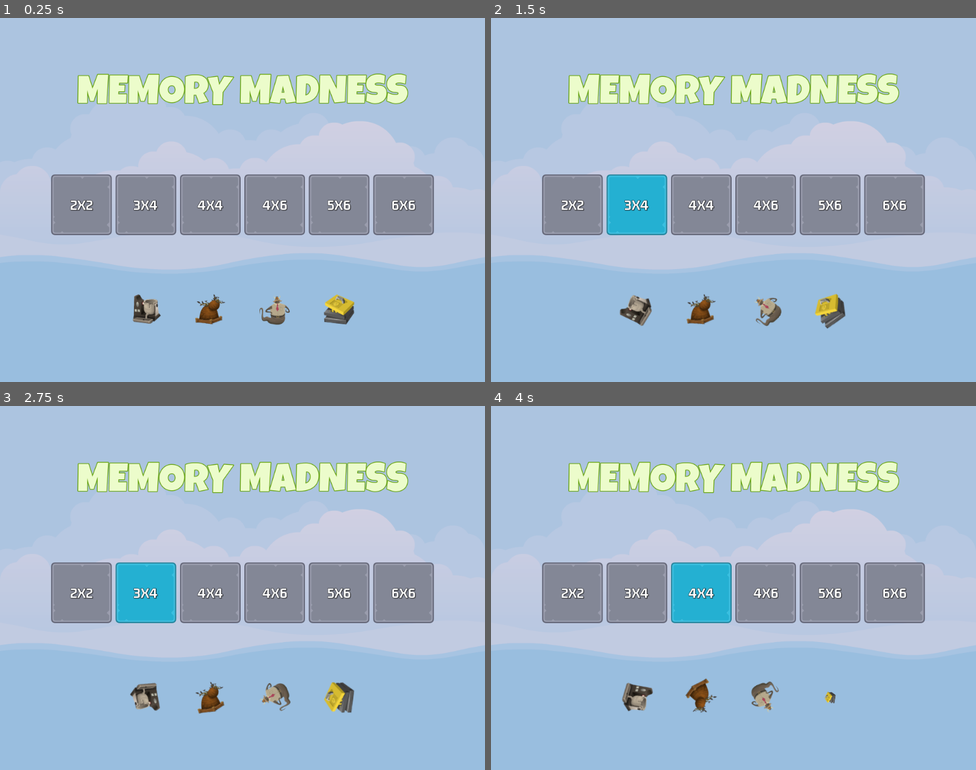
Above: before the commit, frames 1-4 (two rows, left to right).
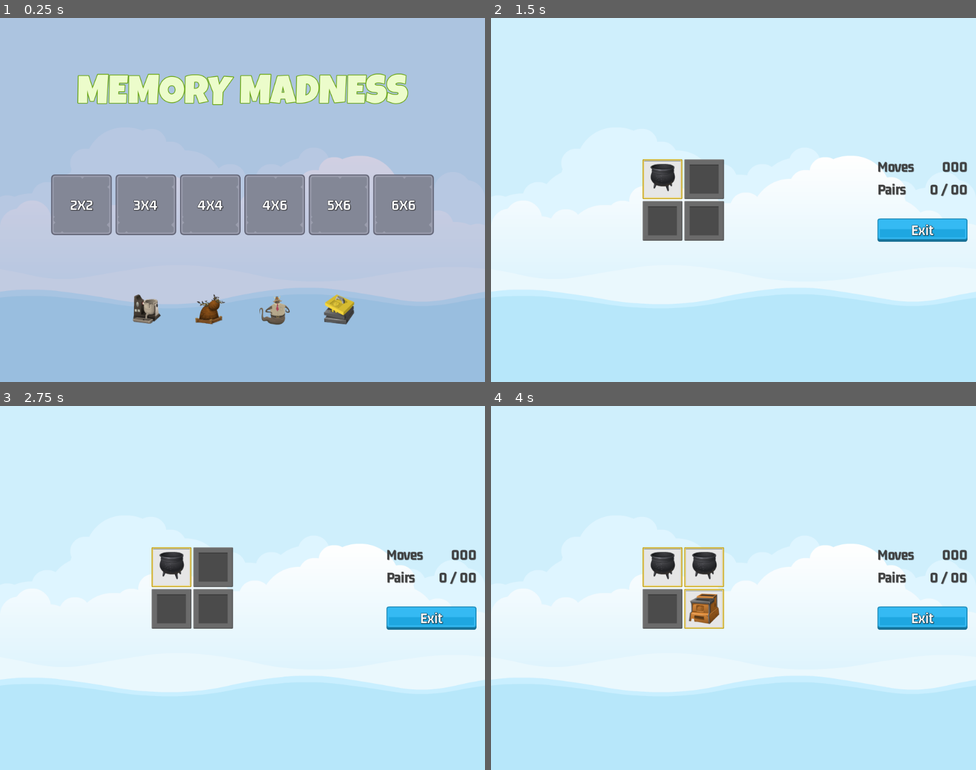
Above: after the commit, the same moments.

Repository: Jayasurya-Murugesan/MemoryMadness
Game: Godot game, scene res://scene/master_scene/master_scene.tscn
Same seed, same stepped clock (60 frames per second), same inputs: the game is played once before the commit and once after it.
Inputs (mouse positions are in pixels of both pictures, inside the frame that each line leads up to):
- Up to frame 1 (0.25 s): no input
- Up to frame 2 (1.5 s): click "2X2" at 0.5 s; click (660, 178) at 1.27 s
- Up to frame 3 (2.75 s): click (145, 591) at 2 s, where only the run before the commit has a clickable "3X4"
- Up to frame 4 (4 s): click (704, 566) at 2.77 s; click (699, 591) at 3.5 s, where only the run before the commit has a clickable "4X4"

The runs differ from the first frame. In frame 1, 11% of the frame differs, in the area x 0-100%, y 28-79%; in frame 2, 100%; in frame 3, 100%; in frame 4, 100%, in the area x 0-100%, y 0-100%.

Commit message:
third
end of 26 March 2024

Diff:
--- /dev/null
+++ b/assets/fonts/GM32_Dark.tres
@@ -0,0 +1,11 @@
+[gd_resource type="LabelSettings" load_steps=2 format=3 uid="uid://b1ockufg3h30q"]
+
+[ext_resource type="FontFile" uid="uid://ch50hbadwixpg" path="res://assets/fonts/gemunu-libre-v8-latin-700.ttf" id="1_mnd2v"]
+
+[resource]
+font = ExtResource("1_mnd2v")
+font_size = 32
+font_color = Color(0.247059, 0.247059, 0.247059, 1)
+outline_size = 1
+outline_color = Color(0, 0, 0, 0.709804)
+shadow_color = Color(0, 0, 0, 0.360784)
--- /dev/null
+++ b/game_screen/game_screen.gd
@@ -0,0 +1,29 @@
+extends Control
+@onready var sound = $Sound
+@onready var tile_container = $HBoxContainer/MC1/TileContainer
+
+@export var mem_tile_scene:PackedScene
+# Called when the node enters the scene tree for the first time.
+func _ready():
+	SignalManager.on_level_selected.connect(on_level_selected)
+
+
+# Called every frame. 'delta' is the elapsed time since the previous frame.
+func _process(delta):
+	pass
+
+func add_memory_tile(ii_dict:Dictionary, fram_image:CompressedTexture2D)-> void:
+	var new_tile=mem_tile_scene.instantiate()
+	tile_container.add_child(new_tile)
+	new_tile.setup(ii_dict,fram_image)
+
+func _on_exit_button_pressed():
+	SoundManager.play_button_click(sound)
+	SignalManager.on_game_exit_pressed.emit()
+
+func on_level_selected(level_num :int )-> void:
+	var level_selection =GameManager.get_level_selection(level_num)
+	var frame_image=ImageManager.get_random_frame_images()
+	tile_container.columns=level_selection.num_cols
+	for ii_dict in level_selection.image_list:
+		add_memory_tile(ii_dict, frame_image)
--- /dev/null
+++ b/game_screen/game_screen.tscn
@@ -0,0 +1,111 @@
+[gd_scene load_steps=9 format=3 uid="uid://0chg1jtdk3k"]
+
+[ext_resource type="LabelSettings" uid="uid://b1ockufg3h30q" path="res://assets/fonts/GM32_Dark.tres" id="1_hj1ga"]
+[ext_resource type="Script" path="res://game_screen/game_screen.gd" id="1_lpg3n"]
+[ext_resource type="Texture2D" uid="uid://xu2v16jgrwnu" path="res://assets/ui/blue_button00.png" id="2_caj0w"]
+[ext_resource type="PackedScene" uid="uid://cyqvm5eysd6r6" path="res://scene/memory_tile/memory_tile.tscn" id="2_nurwi"]
+[ext_resource type="Texture2D" uid="uid://bf8usbd3hd662" path="res://assets/ui/yellow_button00.png" id="3_leq42"]
+[ext_resource type="Texture2D" uid="uid://b7xk6ulktrxrb" path="res://assets/ui/green_button00.png" id="4_flepe"]
+[ext_resource type="LabelSettings" uid="uid://c3ejsyjllk7f7" path="res://assets/fonts/level_button.tres" id="5_qua3f"]
+[ext_resource type="PackedScene" uid="uid://cojgup0xhvvxd" path="res://scene/scorer/scorer.tscn" id="8_i46wk"]
+
+[node name="GameScreen" type="Control"]
+layout_mode = 3
+anchors_preset = 15
+anchor_right = 1.0
+anchor_bottom = 1.0
+grow_horizontal = 2
+grow_vertical = 2
+script = ExtResource("1_lpg3n")
+mem_tile_scene = ExtResource("2_nurwi")
+
+[node name="HBoxContainer" type="HBoxContainer" parent="."]
+layout_mode = 1
+anchors_preset = 15
+anchor_right = 1.0
+anchor_bottom = 1.0
+grow_horizontal = 2
+grow_vertical = 2
+
+[node name="MC1" type="MarginContainer" parent="HBoxContainer"]
+layout_mode = 2
+size_flags_horizontal = 3
+
+[node name="TileContainer" type="GridContainer" parent="HBoxContainer/MC1"]
+layout_mode = 2
+size_flags_horizontal = 4
+size_flags_vertical = 4
+
+[node name="MC2" type="MarginContainer" parent="HBoxContainer"]
+custom_minimum_size = Vector2(200, 0)
+layout_mode = 2
+theme_override_constants/margin_right = 18
+
+[node name="VBoxContainer" type="VBoxContainer" parent="HBoxContainer/MC2"]
+layout_mode = 2
+size_flags_vertical = 4
+theme_override_constants/separation = 12
+
+[node name="HB" type="HBoxContainer" parent="HBoxContainer/MC2/VBoxContainer"]
+layout_mode = 2
+
+[node name="Label" type="Label" parent="HBoxContainer/MC2/VBoxContainer/HB"]
+layout_mode = 2
+size_flags_horizontal = 3
+text = "Moves"
+label_settings = ExtResource("1_hj1ga")
+vertical_alignment = 1
+
+[node name="MovesLabel" type="Label" parent="HBoxContainer/MC2/VBoxContainer/HB"]
+layout_mode = 2
+text = "000"
+label_settings = ExtResource("1_hj1ga")
+horizontal_alignment = 2
+vertical_alignment = 1
+
+[node name="HB2" type="HBoxContainer" parent="HBoxContainer/MC2/VBoxContainer"]
+layout_mode = 2
+
+[node name="Pairs" type="Label" parent="HBoxContainer/MC2/VBoxContainer/HB2"]
+layout_mode = 2
+size_flags_horizontal = 3
+text = "Pairs
+"
+label_settings = ExtResource("1_hj1ga")
+vertical_alignment = 1
+
+[node name="PairsLabel" type="Label" parent="HBoxContainer/MC2/VBoxContainer/HB2"]
+layout_mode = 2
+text = "0 / 00"
+label_settings = ExtResource("1_hj1ga")
+horizontal_alignment = 2
+vertical_alignment = 1
+
+[node name="Space" type="Control" parent="HBoxContainer/MC2/VBoxContainer"]
+custom_minimum_size = Vector2(0, 20)
+layout_mode = 2
+
+[node name="ExitButton" type="TextureButton" parent="HBoxContainer/MC2/VBoxContainer"]
+layout_mode = 2
+size_flags_horizontal = 4
+texture_normal = ExtResource("2_caj0w")
+texture_pressed = ExtResource("3_leq42")
+texture_hover = ExtResource("4_flepe")
+
+[node name="Label" type="Label" parent="HBoxContainer/MC2/VBoxContainer/ExitButton"]
+layout_mode = 1
+anchors_preset = 15
+anchor_right = 1.0
+anchor_bottom = 1.0
+grow_horizontal = 2
+grow_vertical = 2
+text = "Exit"
+label_settings = ExtResource("5_qua3f")
+horizontal_alignment = 1
+vertical_alignment = 1
+
+[node name="Sound" type="AudioStreamPlayer" parent="."]
+
+[node name="Scorer" parent="." instance=ExtResource("8_i46wk")]
+
+[connection signal="pressed" from="HBoxContainer/MC2/VBoxContainer/ExitButton" to="." method="_on_exit_button_pressed"]
--- a/project.godot
+++ b/project.godot
@@ -17,6 +17,7 @@
 
 [autoload]
 
+SignalManager="*res://singletons/signal_manager.gd"
 ImageManager="*res://singletons/image_manager.gd"
 SoundManager="*res://singletons/sound_manager.gd"
 GameManager="*res://singletons/game_manager.gd"
--- a/scene/level_button/level_button.gd
+++ b/scene/level_button/level_button.gd
@@ -5,7 +5,6 @@
 
 var _level_number :int =0
 
-# Called when the node enters the scene tree for the first time.
 func _ready():
 	pass
 
@@ -17,3 +16,4 @@
 
 func _on_pressed():
 	SoundManager.play_button_click(sound)
+	SignalManager.on_level_selected.emit(_level_number)
--- /dev/null
+++ b/scene/master_scene/master_scene.gd
@@ -0,0 +1,23 @@
+extends CanvasLayer
+
+@onready var main_screen = $MainScreen
+@onready var game_screen = $GameScreen
+@onready var sound = $Sound
+
+func _ready():
+	on_game_exit_pressed()
+	SignalManager.on_game_exit_pressed.connect(on_game_exit_pressed)
+	SignalManager.on_level_selected.connect(on_level_selected)
+
+func show_game(s:bool)->void:
+	game_screen.visible = s
+	main_screen.visible= !s
+
+func on_game_exit_pressed()->void:
+	show_game(false)
+	GameManager.clear_nodes_of_group(GameManager.GROUP_TILE)
+	SoundManager.play_sound(sound, SoundManager.SOUND_MAIN_MENU)
+
+func on_level_selected(level_num : int)->void:
+	show_game(true)
+	SoundManager.play_sound(sound, SoundManager.SOUND_IN_GAME)
--- a/scene/master_scene/master_scene.tscn
+++ b/scene/master_scene/master_scene.tscn
@@ -1,16 +1,25 @@
-[gd_scene load_steps=3 format=3 uid="uid://6jr1qgqcjwp"]
+[gd_scene load_steps=5 format=3 uid="uid://6jr1qgqcjwp"]
 
+[ext_resource type="Script" path="res://scene/master_scene/master_scene.gd" id="1_b5osp"]
 [ext_resource type="Texture2D" uid="uid://bdsne2mdc2nfh" path="res://assets/images/backgroundEmpty.png" id="1_vxds0"]
 [ext_resource type="PackedScene" uid="uid://uhp0g4bb61cu" path="res://scene/main_screen/main_screen.tscn" id="2_56fj0"]
+[ext_resource type="PackedScene" uid="uid://0chg1jtdk3k" path="res://game_screen/game_screen.tscn" id="3_n5cla"]
 
 [node name="MasterScene" type="CanvasLayer"]
+script = ExtResource("1_b5osp")
 
 [node name="TextureRect" type="TextureRect" parent="."]
 anchors_preset = 15
 anchor_right = 1.0
 anchor_bottom = 1.0
+offset_top = -55.0
+offset_bottom = 201.0
 grow_horizontal = 2
 grow_vertical = 2
 texture = ExtResource("1_vxds0")
 
 [node name="MainScreen" parent="." instance=ExtResource("2_56fj0")]
+
+[node name="GameScreen" parent="." instance=ExtResource("3_n5cla")]
+
+[node name="Sound" type="AudioStreamPlayer" parent="."]
--- /dev/null
+++ b/scene/memory_tile/memory_tile.gd
@@ -0,0 +1,37 @@
+extends TextureButton
+
+class_name MemoryTile
+
+@onready var frame_image = $FrameImage
+@onready var item_image = $ItemImage
+
+var _item_name:String
+var _can_select_me:bool=true
+
+func _ready():
+	SignalManager.on_selection_disabled.connect(on_selection_disabled)
+	SignalManager.on_selection_enabled.connect(on_selection_enabled)
+
+func reveal(r:bool)->void:
+	frame_image.visible=r
+	item_image.visible=r
+
+func get_item_name()->String:
+	return _item_name
+
+func setup(ii_dict:Dictionary, fi:CompressedTexture2D)->void:
+	frame_image.texture=fi
+	item_image.texture=ii_dict.item_texture
+	_item_name=ii_dict.item_name
+	reveal(false)
+
+func on_selection_disabled()->void:
+	_can_select_me=false
+func on_selection_enabled()->void:
+	_can_select_me=true
+
+
+
+func _on_pressed():
+	if _can_select_me==true:
+		SignalManager.on_tile_selected.emit(self)
--- /dev/null
+++ b/scene/memory_tile/memory_tile.tscn
@@ -0,0 +1,56 @@
+[gd_scene load_steps=5 format=3 uid="uid://cyqvm5eysd6r6"]
+
+[ext_resource type="Texture2D" uid="uid://80dwet4brglu" path="res://assets/frames/hidden_frame_blank.png" id="1_4eb1x"]
+[ext_resource type="Texture2D" uid="uid://i6c3hdkadkl3" path="res://assets/frames/blue_frame.png" id="2_jf38i"]
+[ext_resource type="Script" path="res://scene/memory_tile/memory_tile.gd" id="2_nj7wq"]
+[ext_resource type="Texture2D" uid="uid://bdc1euhgehgpe" path="res://assets/glitch/smoothie.png" id="3_df5xy"]
+
+[node name="MemoryTile" type="TextureButton" groups=["tile"]]
+anchors_preset = 8
+anchor_left = 0.5
+anchor_top = 0.5
+anchor_right = 0.5
+anchor_bottom = 0.5
+offset_left = -45.0
+offset_top = -41.0
+offset_right = 39.0
+offset_bottom = 43.0
+grow_horizontal = 2
+grow_vertical = 2
+pivot_offset = Vector2(42, 42)
+texture_normal = ExtResource("1_4eb1x")
+script = ExtResource("2_nj7wq")
+
+[node name="FrameImage" type="TextureRect" parent="."]
+layout_mode = 1
+anchors_preset = 8
+anchor_left = 0.5
+anchor_top = 0.5
+anchor_right = 0.5
+anchor_bottom = 0.5
+offset_left = -42.0
+offset_top = -42.0
+offset_right = 42.0
+offset_bottom = 42.0
+grow_horizontal = 2
+grow_vertical = 2
+pivot_offset = Vector2(42, 42)
+texture = ExtResource("2_jf38i")
+
+[node name="ItemImage" type="TextureRect" parent="."]
+layout_mode = 1
+anchors_preset = 8
+anchor_left = 0.5
+anchor_top = 0.5
+anchor_right = 0.5
+anchor_bottom = 0.5
+offset_left = -32.0
+offset_top = -32.0
+offset_right = 32.0
+offset_bottom = 32.0
+grow_horizontal = 2
+grow_vertical = 2
+pivot_offset = Vector2(32, 32)
+texture = ExtResource("3_df5xy")
+
+[connection signal="pressed" from="." to="." method="_on_pressed"]
--- /dev/null
+++ b/scene/scorer/scorer.gd
@@ -0,0 +1,20 @@
+extends Node
+
+@onready var sound = $Sound
+@onready var reveal_timer = $RevealTimer
+
+var _tiles:Array=[]
+var _selection:Array=[]
+var _tartget_pairs:int=0
+var _moves_made:int=0
+var _pairs_made:int=0
+
+func _ready():
+	SignalManager.on_tile_selected.connect(on_tile_selected)
+
+func _process(delta):
+	pass
+
+func on_tile_selected(tile : MemoryTile)->void:
+	tile.reveal(true)
+	_selection.append(tile)
--- /dev/null
+++ b/scene/scorer/scorer.tscn
@@ -0,0 +1,12 @@
+[gd_scene load_steps=2 format=3 uid="uid://cojgup0xhvvxd"]
+
+[ext_resource type="Script" path="res://scene/scorer/scorer.gd" id="1_vaxe8"]
+
+[node name="Scorer" type="Node"]
+script = ExtResource("1_vaxe8")
+
+[node name="Sound" type="AudioStreamPlayer" parent="."]
+
+[node name="RevealTimer" type="Timer" parent="."]
+wait_time = 1.2
+autostart = true
--- a/singletons/game_manager.gd
+++ b/singletons/game_manager.gd
@@ -1,4 +1,6 @@
 extends Node
+
+const GROUP_TILE:String="tile"
 
 const LEVELS:Dictionary={
 	1:{"rows":2,"cols":2},
@@ -8,3 +10,26 @@
 	5:{"rows":5,"cols":6},
 	6:{"rows":6,"cols":6}
 }
+
+func get_level_selection(level_num:int)-> Dictionary:
+	var l_data=GameManager.LEVELS[level_num]
+	var num_tiles = l_data.rows * l_data.cols
+	var target_pairs :int = num_tiles/2
+	var selected_level_images=[]
+
+	ImageManager.shuffle_image()
+
+	for i in range(target_pairs):
+		selected_level_images.append(ImageManager.get_image(i))
+		selected_level_images.append(ImageManager.get_image(i))
+	selected_level_images.shuffle()
+
+	return {
+		"target_pairs":target_pairs,
+		"num_cols":l_data.cols,
+		"image_list":selected_level_images
+	}
+
+func clear_nodes_of_group(g_name:String)->void:
+	for n in get_tree().get_nodes_in_group(g_name):
+		n.queue_free()
--- a/singletons/image_manager.gd
+++ b/singletons/image_manager.gd
@@ -1,10 +1,15 @@
 extends Node
 
+const FRAME_IMAGES:Array=[
+	 preload("res://assets/frames/blue_frame.png"),
+	 preload("res://assets/frames/green_frame.png"),
+	 preload("res://assets/frames/red_frame.png"),
+	 preload("res://assets/frames/yellow_frame.png")
+]
 var _item_images: Array=[]
 
 func _ready():
 	load_image()
-
 
 #--- creating a dictionary and adding that to array
 
@@ -35,3 +40,14 @@
 
 func get_random_item_image()->Dictionary:
 	return _item_images.pick_random()
+
+
+
+func get_image(index :int )->Dictionary:
+	return  _item_images[index]
+
+func get_random_frame_images()-> CompressedTexture2D:
+	return FRAME_IMAGES.pick_random()
+
+func shuffle_image()->void:
+	_item_images.shuffle()
--- /dev/null
+++ b/singletons/signal_manager.gd
@@ -0,0 +1,7 @@
+extends Node
+
+signal on_level_selected(level_num :int )
+signal on_game_exit_pressed
+signal on_selection_enabled
+signal on_selection_disabled
+signal on_tile_selected(tile : MemoryTile)
